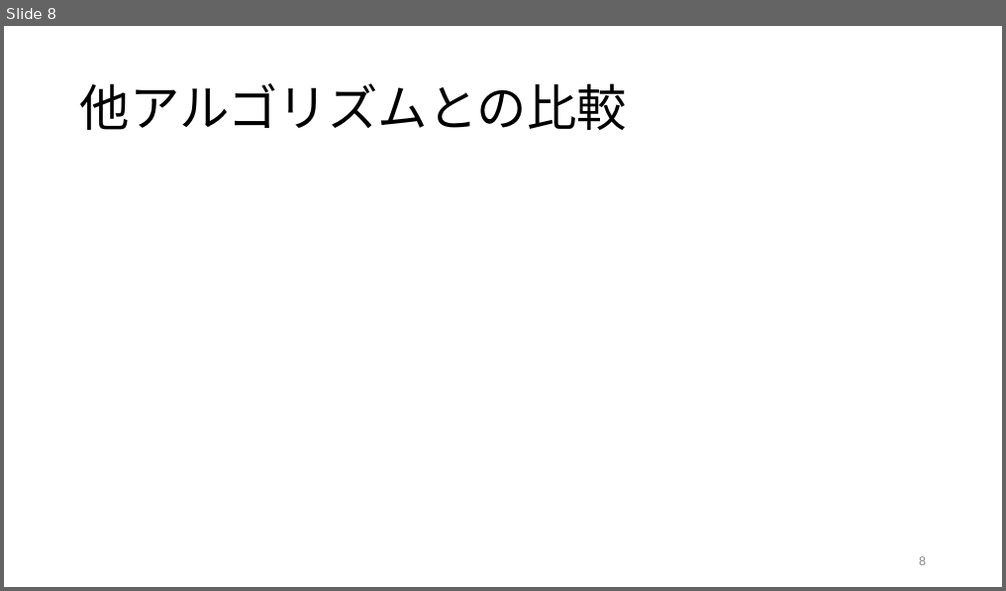
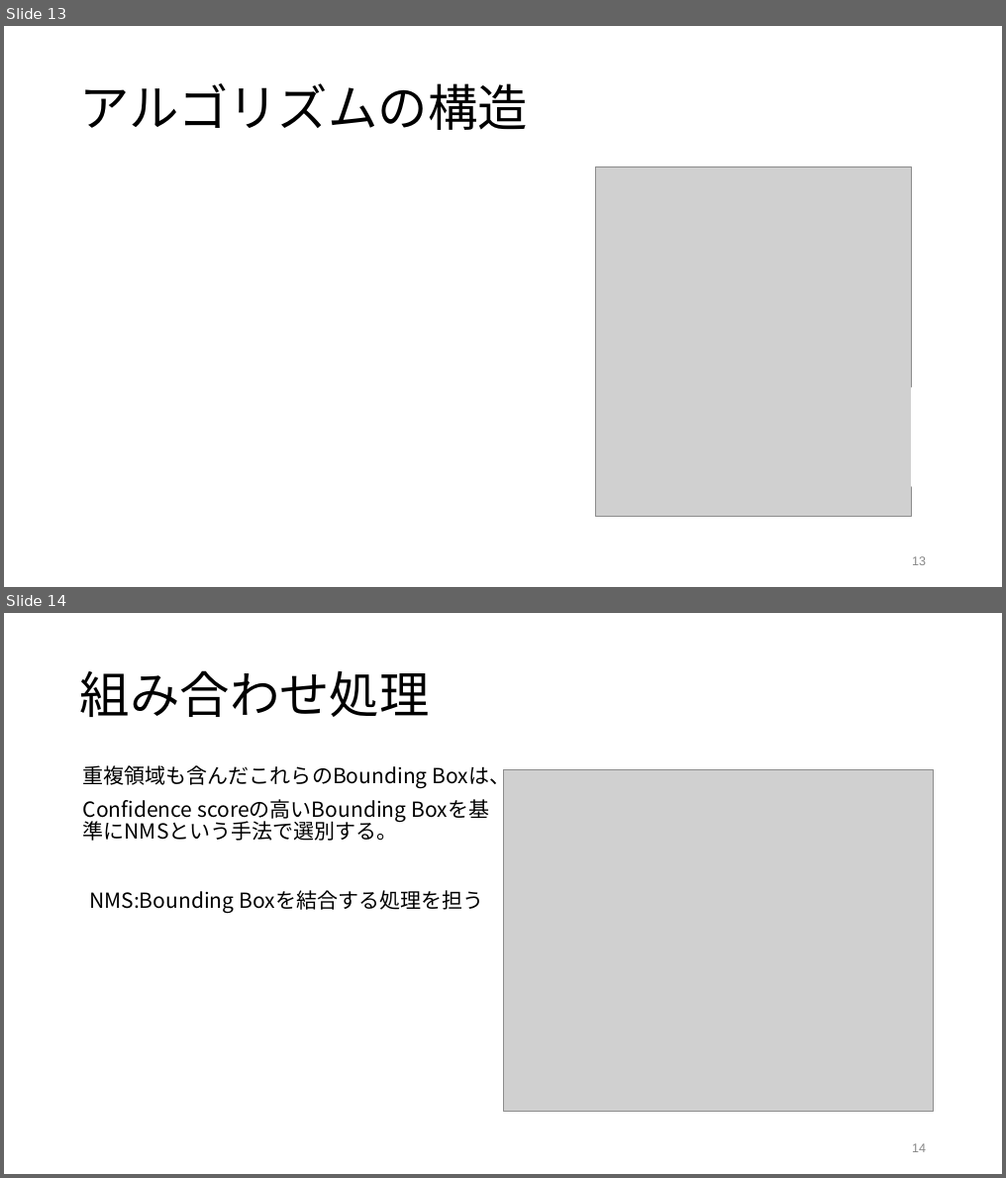
Before and after one commit to tackky/YOLO, a slide deck: yolo.pptx. Shown one above the other, each under a label of ours: slide 8 before the commit, slides 13 and 14 after it. The pictures are 1006x591 and 1006x1178 pixels, drawn with LibreOffice and Linux fonts; fonts in the diff are those of the drawing; grey boxes stand for pictures. Boxes give left, top, right and bottom in pixels: in the first picture for what was removed or moved away, otherwise in the second. Text is boxed around its words. In the diff, an @@ line names an element or a change of style, - is before the commit and + after.

```diff
--- a/yolo.pptx
+++ b/yolo.pptx
@@ slide 14 added at bbox=[4, 613, 1002, 1174], background #FFFFFF @@
@@ title added at bbox=[80, 670, 430, 717], 48 pt, text #000000 @@
+組み合わせ処理
@@ text added at bbox=[83, 765, 511, 841], 20 pt, text #000000 @@
+重複領域も含んだこれらのBounding Boxは、
+Confidence scoreの高いBounding Boxを基準にNMSという手法で選別する。
@@ picture added at bbox=[503, 769, 933, 1112] @@
@@ text added at bbox=[89, 890, 483, 913], 20 pt, text #000000 @@
+NMS:Bounding Boxを結合する処理を担う
@@ page number added at bbox=[912, 1144, 926, 1153], 12 pt, text #888888 @@
+14
@@ what was slide 8 is now slide 13 @@
@@ slide 13 changed as well @@
@@ title at bbox=[80, 83, 528, 130]: text changed @@
-他アルゴリズムとの比較
+アルゴリズムの構造
@@ picture added at bbox=[596, 167, 912, 516] @@
@@ rectangle added at bbox=[912, 388, 955, 486], fill #FFFFFF, outline #FFFFFF 2 pt @@
@@ page number at bbox=[912, 557, 926, 566]: text changed @@
-8
+13
```
Also in this commit, not shown: 6 other slides changed, 10 other slides added, 2 slides removed, 1 other file.
